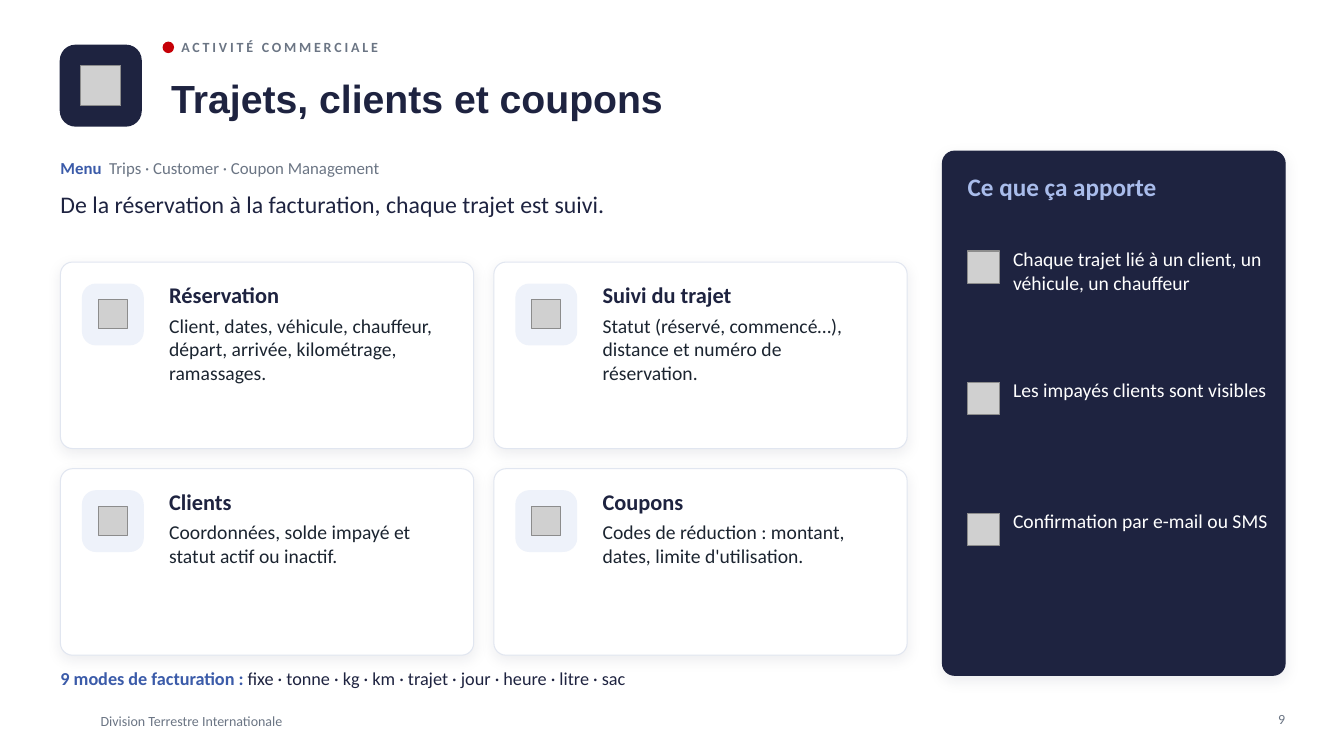
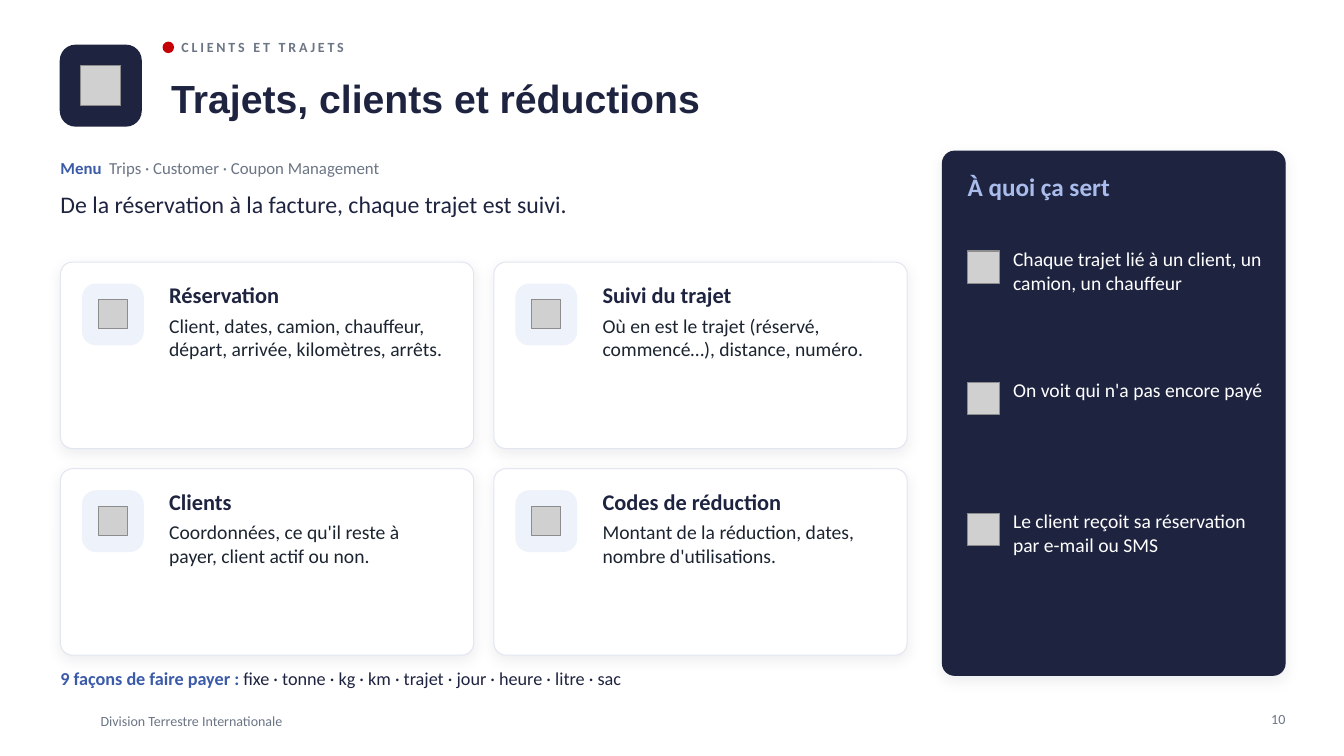
Before and after one commit to meledjearmel/portfolio-assets, a slide deck: slide 10 of formations/dti/presentation-division-terrestre-internationale.pptx (slide 9 before the commit). Drawn at 1344x756 pixels with LibreOffice and Linux fonts; fonts in the diff are those of the drawing; grey boxes stand for pictures; background and template pictures are left out. Boxes give left, top, right and bottom in pixels: in the first picture for what was removed or moved away, otherwise in the second. Text is boxed around its words. In the diff, an @@ line names an element or a change of style, - is before the commit and + after.

```diff
--- a/formations/dti/presentation-division-terrestre-internationale.pptx
+++ b/formations/dti/presentation-division-terrestre-internationale.pptx
@@ text at [181, 43, 344, 52]: text changed @@
-ACTIVITÉ COMMERCIALE
+CLIENTS ET TRAJETS
@@ title at [171, 84, 700, 121]: text changed @@
-Trajets, clients et coupons
+Trajets, clients et réductions
@@ text at [968, 176, 1109, 200]: text changed @@
-Ce que ça apporte
+À quoi ça sert
@@ text at [60, 196, 567, 217]: text changed @@
-De la réservation à la facturation, chaque trajet est suivi.
+De la réservation à la facture, chaque trajet est suivi.
@@ text at [1013, 252, 1262, 292]: text changed @@
-Chaque trajet lié à un client, un véhicule, un chauffeur
+Chaque trajet lié à un client, un camion, un chauffeur
@@ text at [169, 319, 442, 359]: text changed @@
-Client, dates, véhicule, chauffeur, départ, arrivée, kilométrage, ramassages.
+Client, dates, camion, chauffeur, départ, arrivée, kilomètres, arrêts.
@@ text at [603, 319, 863, 359]: text changed @@
-Statut (réservé, commencé…), distance et numéro de réservation.
+Où en est le trajet (réservé, commencé…), distance, numéro.
@@ text at [1013, 383, 1262, 400]: text changed @@
-Les impayés clients sont visibles
+On voit qui n'a pas encore payé
@@ text at [603, 494, 854, 563]: text changed @@
-Coupons
-Codes de réduction : montant, dates, limite d'utilisation.
+Codes de réduction
+Montant de la réduction, dates, nombre d'utilisations.
@@ text at [169, 525, 399, 566]: text changed @@
-Coordonnées, solde impayé et statut actif ou inactif.
+Coordonnées, ce qu'il reste à payer, client actif ou non.
@@ text at [1013, 514, 1245, 555]: text changed @@
-Confirmation par e-mail ou SMS
+Le client reçoit sa réservation par e-mail ou SMS
@@ text at [60, 672, 621, 688]: text changed @@
-9 modes de facturation : fixe · tonne · kg · km · trajet · jour · heure · litre · sac
+9 façons de faire payer : fixe · tonne · kg · km · trajet · jour · heure · litre · sac
@@ page number at [1271, 715, 1285, 724]: text changed @@
-9
+10
```
Also in this commit, not shown: 23 other slides changed, 1 slide added, 1 other file.
